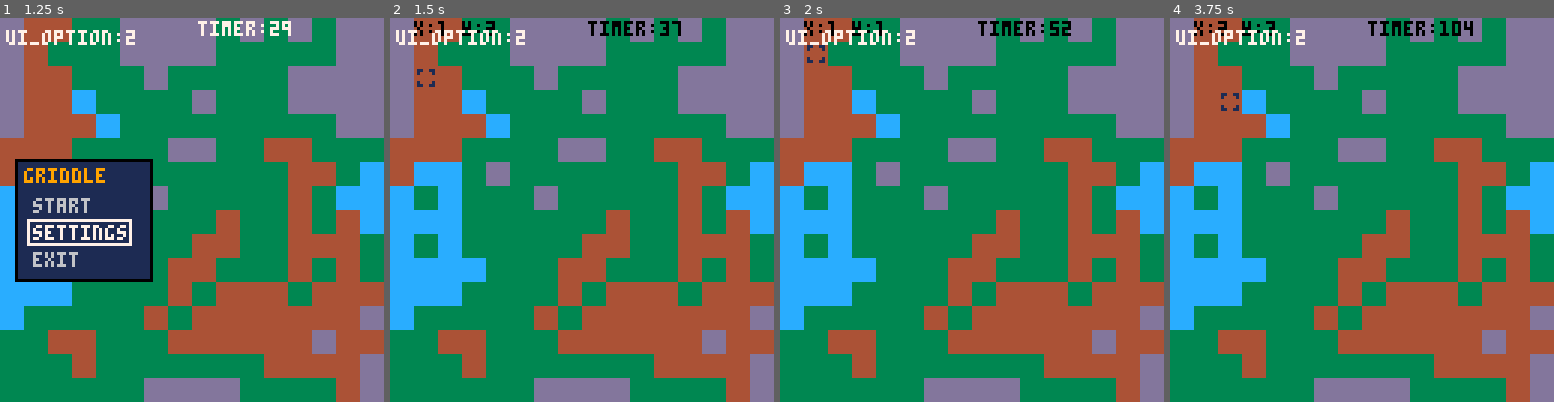
Above: before the commit, frames 1-4 (left to right).
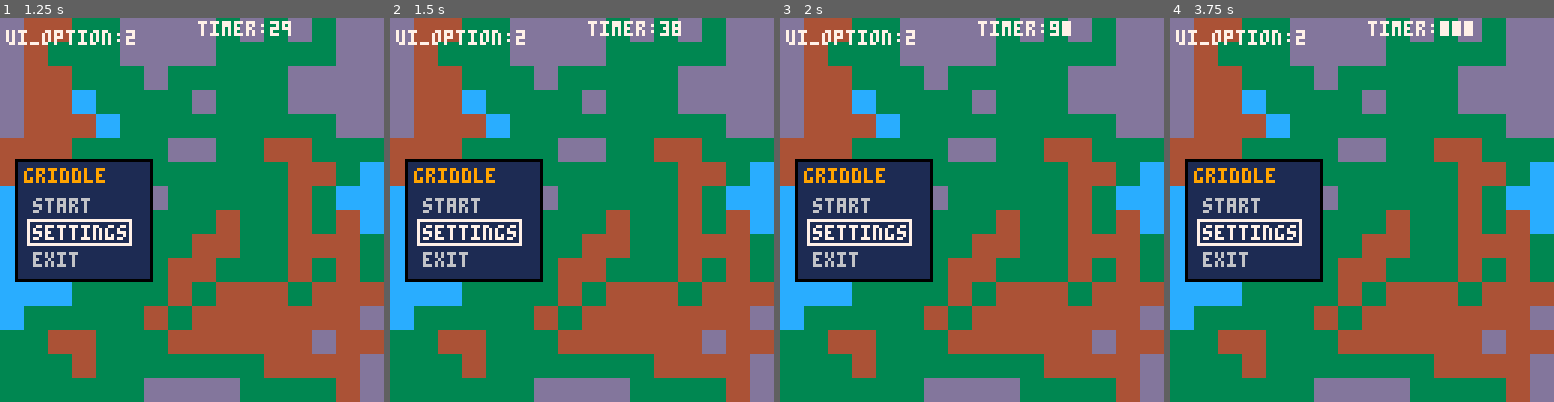
Above: after the commit, the same moments.

Repository: felixOlesen/PICO-8
Game: PICO-8 cartridge griddle.p8
Two runs of this game, one before a commit and one after it. Both use one fixed random seed, a clock stepped at 60 frames per second and the inputs below.
Inputs:
- Up to frame 1 (1.25 s): tap Down at 0.7 s
- Up to frame 2 (1.5 s): tap X (X key) at 1.43 s
- Up to frame 3 (2 s): hold Up from 1.97 s (still down)
- Up to frame 4 (3.75 s): tap X (X key) at 2.07, 2.82, 3.57 s; release Up at 2.63 s; hold Right 2.68-3.02 s; hold Down 3.07-3.73 s

Frame 1 is identical in both runs. In frame 2, 12% of the frame differs, in the area x 3-76%, y 0-69%; in frame 3, 12%; in frame 4, 12%, in the area x 3-79%, y 0-69%.

Commit message:
feature/added more state switching code for exiting the main menu.

Diff:
--- a/griddle.p8
+++ b/griddle.p8
@@ -25,11 +25,11 @@
 		cls(1)
 		draw_grid()
 		draw_ui()
-	else
+	elseif(glob_state.state=="started") then
 		cls(0)
-		draw_ui()
 		draw_grid()
 		draw_player()
+		draw_ui()
 	end
 
 	if(glob_state.debug) then
